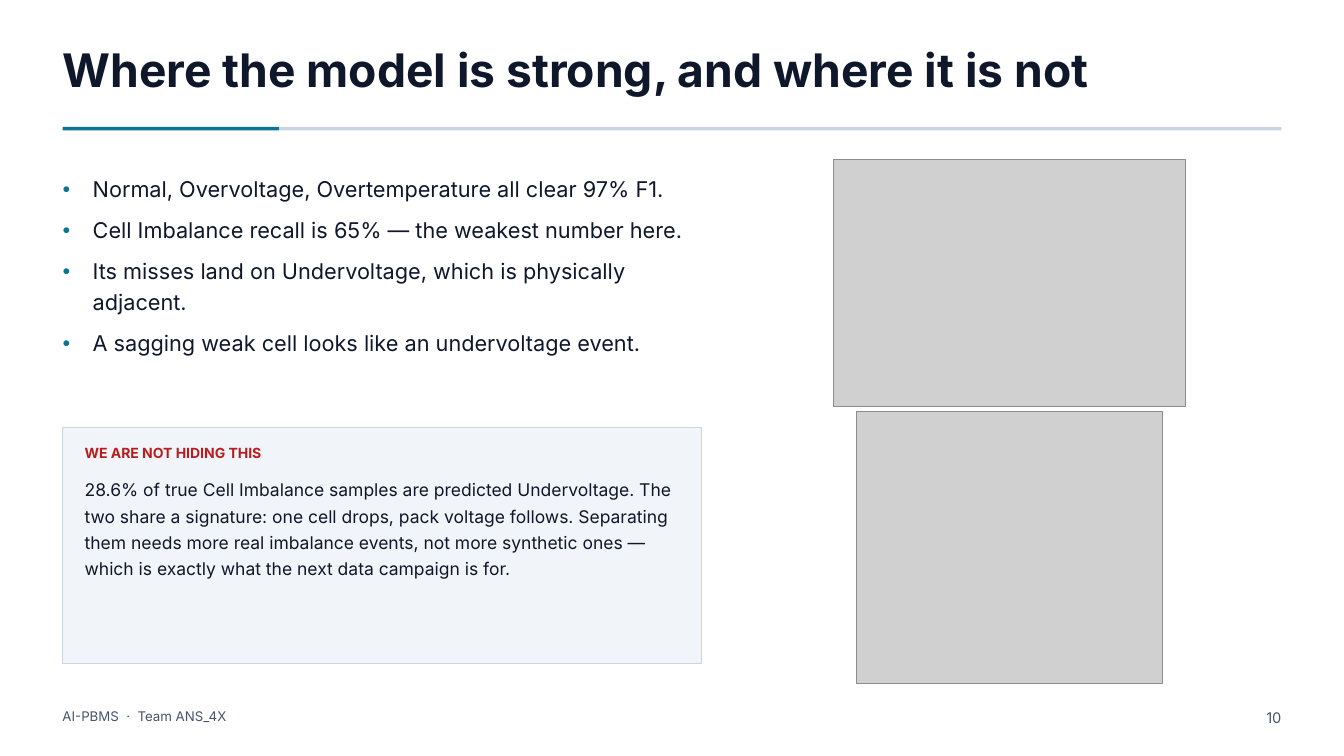
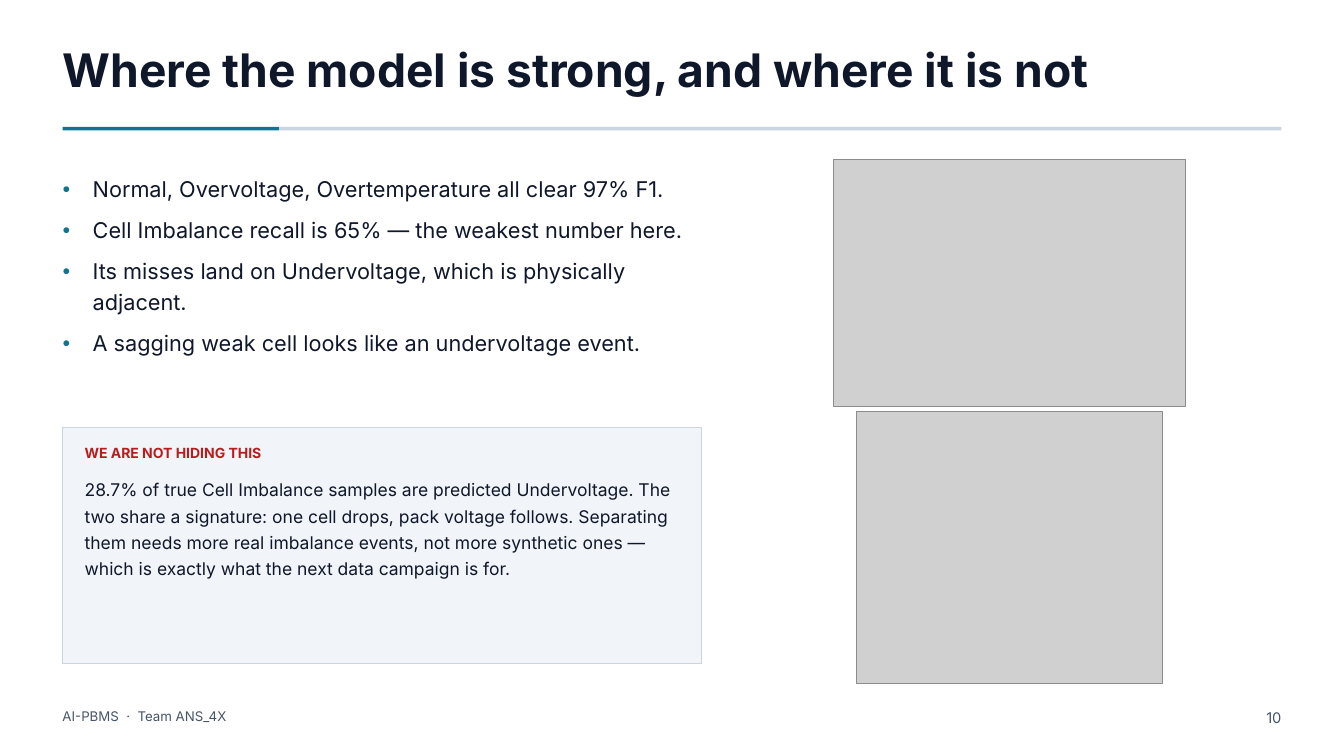
Before and after one commit to Adhi5504/Intelligent_BMS, a slide deck: slide 10 of AI_PBMS_Full_Deck.pptx. Drawn at 1344x756 pixels with LibreOffice and Linux fonts; fonts in the diff are those of the drawing; grey boxes stand for pictures. Boxes give left, top, right and bottom in pixels: in the first picture for what was removed or moved away, otherwise in the second. Text is boxed around its words. In the diff, an @@ line names an element or a change of style, - is before the commit and + after.

```diff
--- a/AI_PBMS_Full_Deck.pptx
+++ b/AI_PBMS_Full_Deck.pptx
@@ text at box(85, 482, 670, 579): text changed @@
-28.6% of true Cell Imbalance samples are predicted Undervoltage. The two share a signature: one cell drops, pack voltage follows. Separating them needs more real imbalance events, not more synthetic ones — which is exactly what the next data campaign is for.
+28.7% of true Cell Imbalance samples are predicted Undervoltage. The two share a signature: one cell drops, pack voltage follows. Separating them needs more real imbalance events, not more synthetic ones — which is exactly what the next data campaign is for.
```
Also in this commit, not shown: 1 slide added, 1 slide removed, 20 other files.
